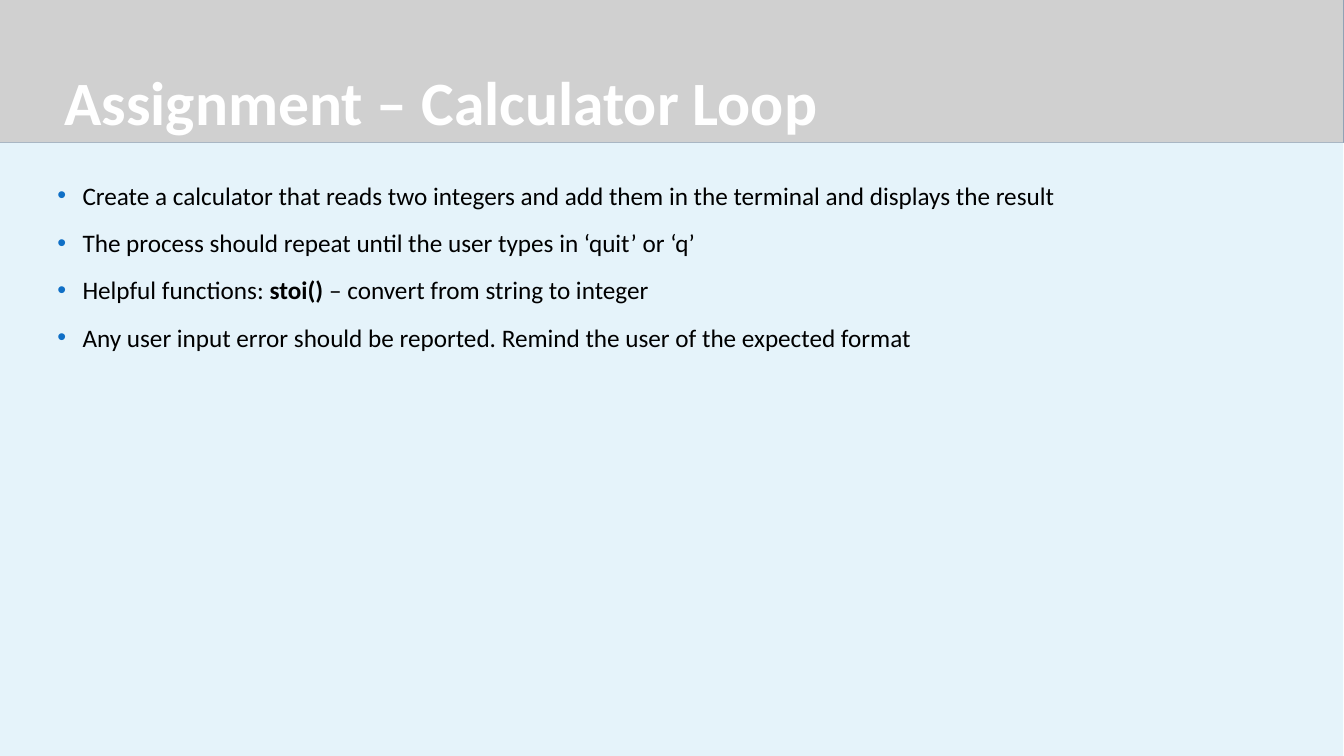
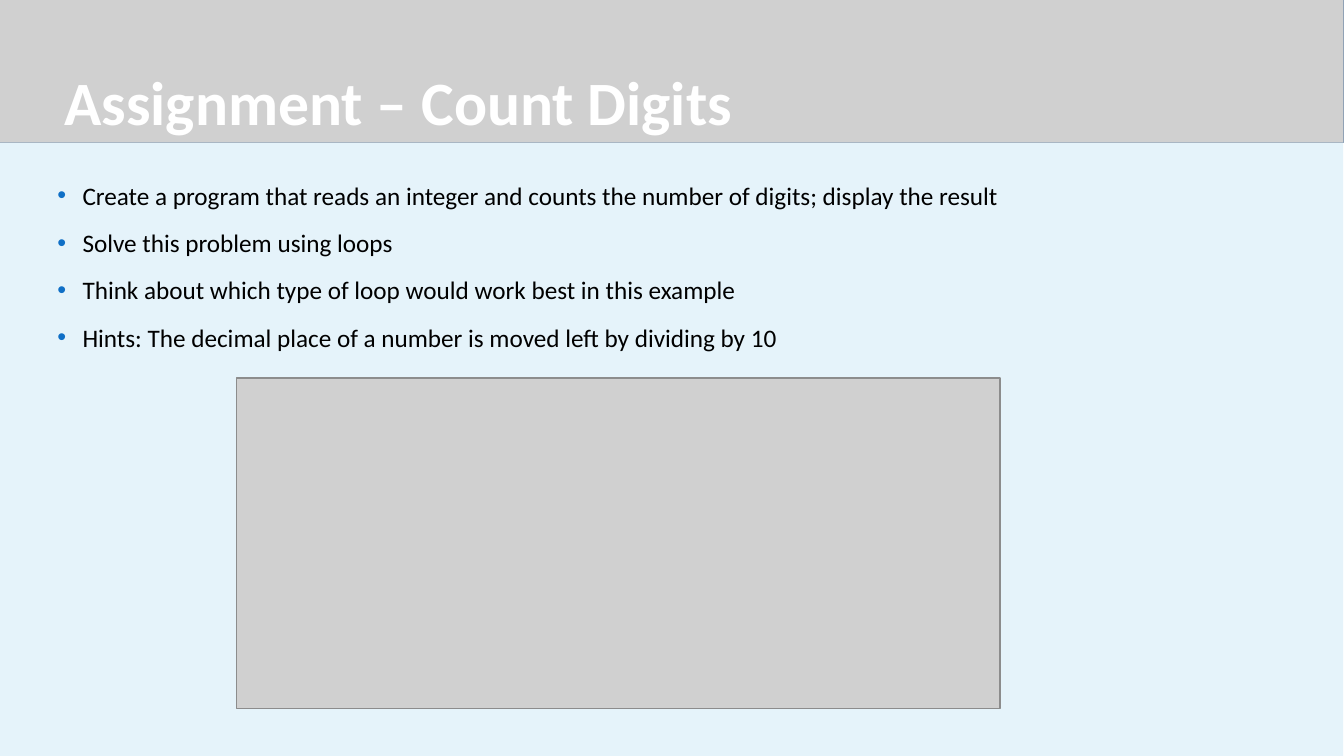
Before and after one commit to JeremyBYU/LoopIt, a slide deck: slide 14 of Lecture/LoopIt.pptx (slide 15 before the commit). Drawn at 1344x756 pixels with LibreOffice and Linux fonts; fonts in the diff are those of the drawing; grey boxes stand for pictures; background and template pictures are left out. Boxes give left, top, right and bottom in pixels: in the first picture for what was removed or moved away, otherwise in the second. Text is boxed around its words. In the diff, an @@ line names an element or a change of style, - is before the commit and + after.

```diff
--- a/Lecture/LoopIt.pptx
+++ b/Lecture/LoopIt.pptx
@@ title at [64,82,732,135]: text changed @@
-Assignment – Calculator Loop
+Assignment – Count Digits
@@ text at [83,187,997,352]: text changed @@
-• Create a calculator that reads two integers and add them in the terminal and displays the result
-• The process should repeat until the user types in ‘quit’ or ‘q’
-• Helpful functions: stoi() – convert from string to integer
-• Any user input error should be reported. Remind the user of the expected format
+• Create a program that reads an integer and counts the number of digits; display the result
+• Solve this problem using loops
+• Think about which type of loop would work best in this example
+• Hints: The decimal place of a number is moved left by dividing by 10
@@ picture added at [237,378,1001,709] @@
```
Also in this commit, not shown: 1 slide removed.
